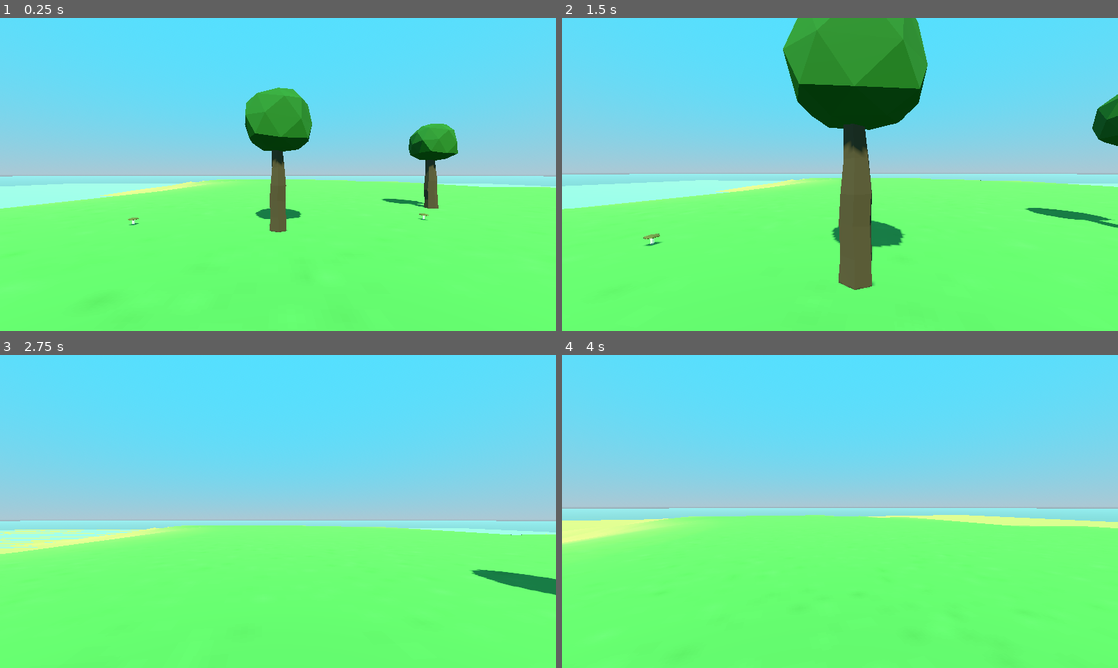
Above: before the commit, frames 1-4 (two rows, left to right).
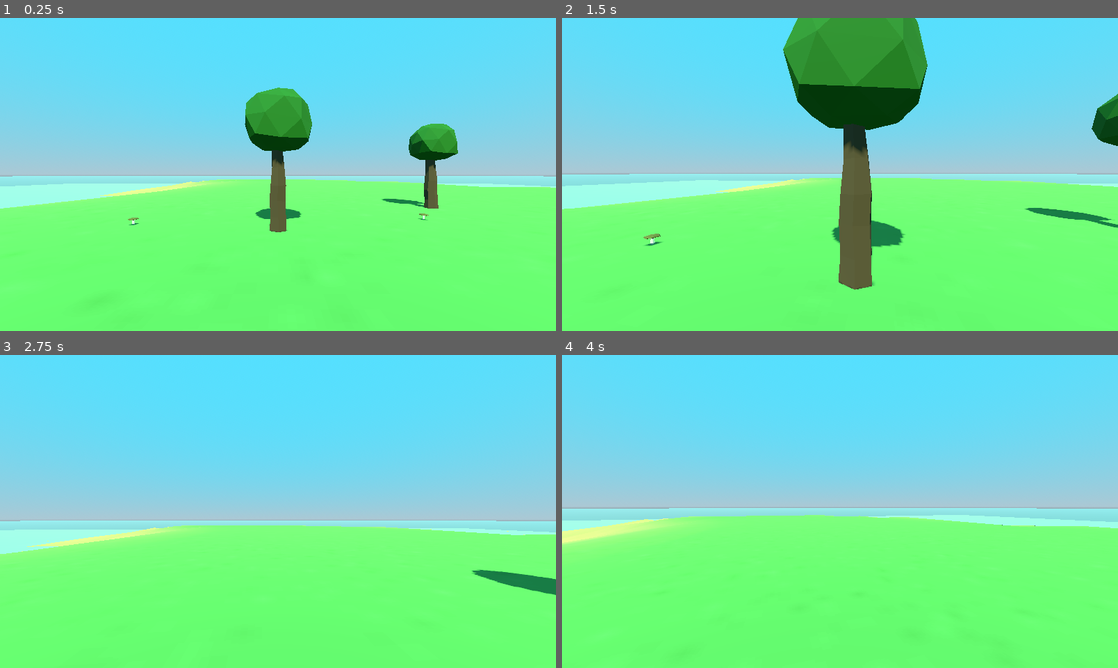
Above: after the commit, the same moments.

Repository: JulioEvencio/study-3d-godot
Game: Godot game, scene res://scenes/main.tscn
The game is run twice, just before and just after one commit, with the same random seed, the same clock (stepped at 60 frames per second) and the same inputs.
Inputs (mouse positions are in pixels of both pictures, inside the frame that each line leads up to):
- Up to frame 1 (0.25 s): no input
- Up to frame 2 (1.5 s): tap Enter at 0.5 s; move the mouse to (867, 174) at 0.52 s; hold W (move_forward) from 0.53 s (still down); tap E (interact) at 0.6, 1.35 s; tap Space (jump) at 0.77 s; move the mouse to (812, 174) at 1.27 s
- Up to frame 3 (2.75 s): keep holding W (move_forward); tap Space (jump) at 1.52 s; move the mouse to (289, 505) at 2.02 s; hold Shift (sprint) from 2.03 s (still down); tap E (interact) at 2.3 s
- Up to frame 4 (4 s): keep holding W (move_forward); move the mouse to (834, 517) at 2.77 s; release Shift (sprint) at 2.78 s; tap E (interact) at 2.85, 3.6 s; tap Space (jump) at 3.02, 3.5, 3.77 s; move the mouse to (878, 514) at 3.52 s

The runs differ from the first frame. In frame 1, less than 0.1% of the frame differs, in the area x 1-82%, y 38-61%; in frame 2, less than 0.1%; in frame 3, 0.5%; in frame 4, 1.1%, in the area x 0-100%, y 51-57%.

Commit message:
added; item interactable

Diff:
--- a/Study 3D Godot/project.godot
+++ b/Study 3D Godot/project.godot
@@ -65,3 +65,10 @@
 "events": [Object(InputEventKey,"resource_local_to_scene":false,"resource_name":"","device":-1,"window_id":0,"alt_press …(182 unchanged characters)…
 ]
 }
+
+[layer_names]
+
+3d_physics/layer_1="ground"
+3d_physics/layer_2="player"
+3d_physics/layer_3="mob"
+3d_physics/layer_4="interactable"
--- /dev/null
+++ b/Study 3D Godot/scenes/interactable/pickuppable_stick.tscn
@@ -0,0 +1,20 @@
+[gd_scene load_steps=4 format=3 uid="uid://bhl0rfxjqy6bx"]
+
+[ext_resource type="PackedScene" uid="uid://dh5qsx0ypmapa" path="res://scenes/interactable/pickuppable_template.tscn" id="1_n7ifg"]
+[ext_resource type="PackedScene" uid="uid://ojg0nfbeok1d" path="res://assets/meshes/stick.tscn" id="2_05igb"]
+
+[sub_resource type="CapsuleShape3D" id="CapsuleShape3D_xyn1o"]
+radius = 0.0325948
+height = 0.693025
+
+[node name="PickuppableStick" instance=ExtResource("1_n7ifg")]
+
+[node name="Pickuppable" parent="." index="0"]
+transform = Transform3D(1, 0, 0, 0, 1, 0, 0, 0, 1, 0, 0.0112525, 0)
+prompt = "Pickup stick"
+
+[node name="CollisionShape3D" parent="Pickuppable" index="0"]
+transform = Transform3D(1, 0, 0, 0, -4.37114e-08, -1, 0, 1, -4.37114e-08, 0, 0.00260545, 0)
+shape = SubResource("CapsuleShape3D_xyn1o")
+
+[node name="Stick" parent="." index="1" instance=ExtResource("2_05igb")]
--- /dev/null
+++ b/Study 3D Godot/scenes/interactable/pickuppable_stone.tscn
@@ -0,0 +1,20 @@
+[gd_scene load_steps=4 format=3 uid="uid://cfmwsl617jkxh"]
+
+[ext_resource type="PackedScene" uid="uid://dh5qsx0ypmapa" path="res://scenes/interactable/pickuppable_template.tscn" id="1_mmgcf"]
+[ext_resource type="PackedScene" uid="uid://ba8qb8fryuwgi" path="res://assets/meshes/stone.tscn" id="2_jevyb"]
+
+[sub_resource type="SphereShape3D" id="SphereShape3D_j1jsp"]
+radius = 0.112562
+
+[node name="PickuppableStone" instance=ExtResource("1_mmgcf")]
+
+[node name="Pickuppable" parent="." index="0"]
+transform = Transform3D(1, 0, 0, 0, 1, 0, 0, 0, 1, 0, 0.0112525, 0)
+item_key = 1
+prompt = "Pickup stone"
+
+[node name="CollisionShape3D" parent="Pickuppable" index="0"]
+transform = Transform3D(1, 0, 0, 0, -4.37114e-08, -1, 0, 1, -4.37114e-08, 0, -0.0132447, 0)
+shape = SubResource("SphereShape3D_j1jsp")
+
+[node name="Stone" parent="." index="1" instance=ExtResource("2_jevyb")]
--- /dev/null
+++ b/Study 3D Godot/scenes/interactable/pickuppable_template.tscn
@@ -0,0 +1,12 @@
+[gd_scene load_steps=2 format=3 uid="uid://dh5qsx0ypmapa"]
+
+[ext_resource type="Script" path="res://scripts/items/interactable/pickuppable.gd" id="1_hfgij"]
+
+[node name="PickuppableTemplate" type="Node3D"]
+
+[node name="Pickuppable" type="Area3D" parent="."]
+collision_layer = 8
+collision_mask = 0
+script = ExtResource("1_hfgij")
+
+[node name="CollisionShape3D" type="CollisionShape3D" parent="Pickuppable"]
--- a/Study 3D Godot/scenes/main.tscn
+++ b/Study 3D Godot/scenes/main.tscn
@@ -1,9 +1,11 @@
-[gd_scene load_steps=11 format=3 uid="uid://ywgyiwiq2l8x"]
+[gd_scene load_steps=13 format=3 uid="uid://ywgyiwiq2l8x"]
 
 [ext_resource type="PackedScene" uid="uid://3kacb0r2lydf" path="res://assets/meshes/terrain.tscn" id="1_ac2d5"]
 [ext_resource type="PackedScene" uid="uid://f0t7yev6o58k" path="res://assets/meshes/tree.tscn" id="2_q71cr"]
 [ext_resource type="PackedScene" uid="uid://cq8av576imjvy" path="res://assets/meshes/mushroom.tscn" id="3_1ormr"]
 [ext_resource type="PackedScene" uid="uid://nj8540jdimu7" path="res://scenes/player.tscn" id="4_fft35"]
+[ext_resource type="PackedScene" uid="uid://cfmwsl617jkxh" path="res://scenes/interactable/pickuppable_stone.tscn" id="5_0aedb"]
+[ext_resource type="PackedScene" uid="uid://bhl0rfxjqy6bx" path="res://scenes/interactable/pickuppable_stick.tscn" id="6_rviw5"]
 
 [sub_resource type="ProceduralSkyMaterial" id="ProceduralSkyMaterial_cpprl"]
 sky_top_color = Color(0.32549, 0.878431, 1, 1)
@@ -47,6 +49,7 @@
 [node name="Terrain" parent="StageController/Island" instance=ExtResource("1_ac2d5")]
 
 [node name="StaticBody3D" type="StaticBody3D" parent="StageController/Island/Terrain"]
+collision_mask = 0
 
 [node name="CollisionShape3D" type="CollisionShape3D" parent="StageController/Island/Terrain/StaticBody3D"]
 shape = SubResource("ConcavePolygonShape3D_qou66")
@@ -74,3 +77,24 @@
 mesh = SubResource("PlaneMesh_yel4m")
 
 [node name="Player" parent="StageController/Island" instance=ExtResource("4_fft35")]
+
+[node name="PickuppableStone" parent="." instance=ExtResource("5_0aedb")]
+transform = Transform3D(1, 0, 0, 0, 1, 0, 0, 0, 1, 4.5731, 0, 7.26574)
+
+[node name="PickuppableStick" parent="." instance=ExtResource("6_rviw5")]
+transform = Transform3D(1, 0, 0, 0, 1, 0, 0, 0, 1, 9.57808, 2.38419e-07, -3.62919)
+
+[node name="PickuppableStone2" parent="." instance=ExtResource("5_0aedb")]
+transform = Transform3D(1, 0, 0, 0, 1, 0, 0, 0, 1, -9.26, -4.76837e-07, 3.60789)
+
+[node name="PickuppableStone3" parent="." instance=ExtResource("5_0aedb")]
+transform = Transform3D(1, 0, 0, 0, 1, 0, 0, 0, 1, -11.0811, -8.10623e-05, -6.65351)
+
+[node name="PickuppableStick2" parent="." instance=ExtResource("6_rviw5")]
+transform = Transform3D(1, 0, 0, 0, 1, 0, 0, 0, 1, -4.35886, 0, 7.10813)
+
+[node name="PickuppableStick3" parent="." instance=ExtResource("6_rviw5")]
+transform = Transform3D(1, 0, 0, 0, 1, 0, 0, 0, 1, -12.6232, -0.00130463, -3.63394)
+
+[node name="PickuppableStick4" parent="." instance=ExtResource("6_rviw5")]
+transform = Transform3D(1, 0, 0, 0, 1, 0, 0, 0, 1, -15.4703, -4.76837e-07, 3.22473)
--- a/Study 3D Godot/scenes/player.tscn
+++ b/Study 3D Godot/scenes/player.tscn
@@ -8,12 +8,18 @@
 
 [node name="Player" type="CharacterBody3D"]
 transform = Transform3D(1, 0, 0, 0, 1, 0, 0, 0, 1, 0, 1, 0)
+collision_layer = 2
 script = ExtResource("1_fkrsr")
 
 [node name="CollisionShape3D" type="CollisionShape3D" parent="."]
 shape = SubResource("CapsuleShape3D_ma6dw")
 
 [node name="Head" type="Node3D" parent="."]
+transform = Transform3D(1, 0, 0, 0, 1, 0, 0, 0, 1, 0, 0.649826, 0)
 
 [node name="Camera3D" type="Camera3D" parent="Head"]
-transform = Transform3D(1, 0, 0, 0, 1, 0, 0, 0, 1, 0, 0.65002, 0)
+
+[node name="InteractionRayCast" type="RayCast3D" parent="Head"]
+target_position = Vector3(0, 0, -2)
+collision_mask = 8
+collide_with_areas = true
--- /dev/null
+++ b/Study 3D Godot/scripts/items/interactable/interactable.gd
@@ -0,0 +1,7 @@
+extends Area3D
+class_name Interactable
+
+@export var prompt := "interact"
+
+func start_interaction() -> void:
+	pass
--- /dev/null
+++ b/Study 3D Godot/scripts/items/interactable/pickuppable.gd
@@ -0,0 +1,9 @@
+extends Interactable
+class_name Pickuppable
+
+@export var item_key : ItemConfig.keys
+
+@onready var parent : Node3D = get_parent()
+
+func start_interaction() -> void:
+	parent.queue_free()
--- /dev/null
+++ b/Study 3D Godot/scripts/items/item_config.gd
@@ -0,0 +1,6 @@
+class_name ItemConfig
+
+enum keys {
+	Stick,
+	Stone
+}
--- a/Study 3D Godot/scripts/player.gd
+++ b/Study 3D Godot/scripts/player.gd
@@ -2,6 +2,7 @@
 class_name Player
 
 @onready var _head := get_node("Head")
+@onready var _interaction_ray_cast := get_node("Head/InteractionRayCast")
 
 var _normal_speed := 3.0
 var _sprint_speed := 5.0
@@ -20,6 +21,9 @@
 
 func _ready():
 	Input.set_mouse_mode(Input.MOUSE_MODE_CAPTURED)
+
+func _process(_delta : float):
+	_check_interaction()
 
 func _physics_process(_delta : float) -> void:
 	_move()
@@ -44,3 +48,8 @@
 	velocity.z = direction.z * _speed
 
 	move_and_slide()
+
+func _check_interaction() -> void:
+	if Input.is_action_just_pressed("interact") and _interaction_ray_cast.is_colliding():
+		if _interaction_ray_cast.get_collider() is Interactable:
+			_interaction_ray_cast.get_collider().start_interaction()
